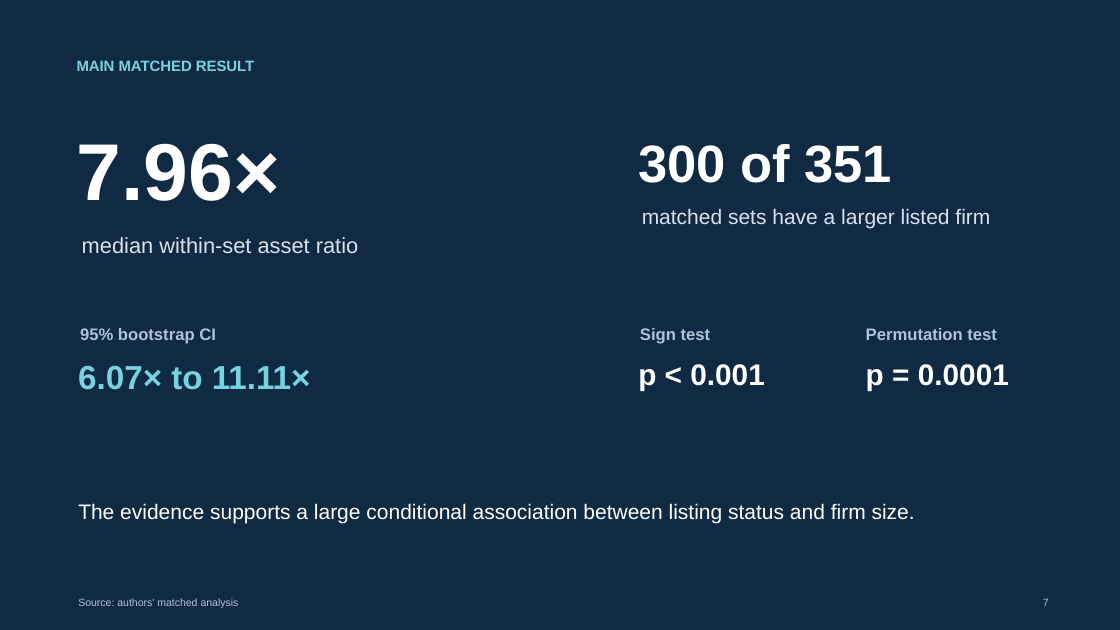
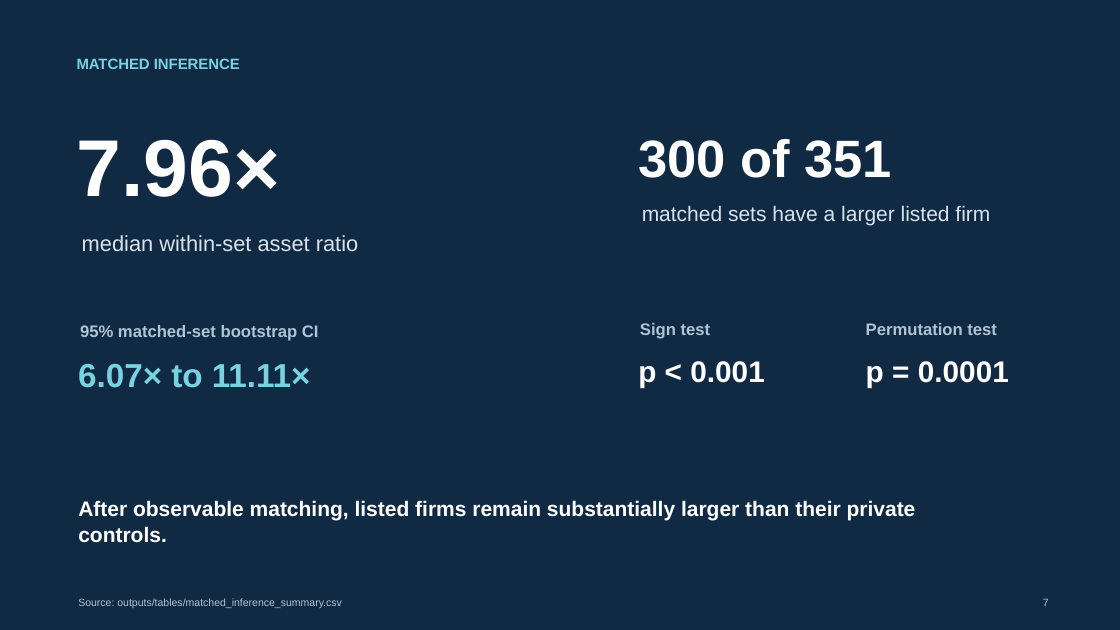
Before and after one commit to mljiang2026-oss/ds607-singapore-firm-size, a slide deck: slide 7 of outputs/presentation/DS607_GP_01548385_slides.pptx. Drawn at 1120x630 pixels with LibreOffice and Linux fonts; fonts in the diff are those of the drawing. Boxes give left, top, right and bottom in pixels: in the first picture for what was removed or moved away, otherwise in the second. Text is boxed around its words. In the diff, an @@ line names an element or a change of style, - is before the commit and + after.

```diff
--- a/outputs/presentation/DS607_GP_01548385_slides.pptx
+++ b/outputs/presentation/DS607_GP_01548385_slides.pptx
@@ text at [77,58,240,69]: text changed @@
-MAIN MATCHED RESULT
+MATCHED INFERENCE
@@ text "300 of 351": place and size @@
-text "300 of 351" at [638,144,892,183]
+text "300 of 351" at [638,139,892,178]
@@ text at [80,325,319,341]: text changed @@
-95% bootstrap CI
+95% matched-set bootstrap CI
@@ 6 texts: place and size @@
-6 texts at [77,143,1009,391]
+6 texts at [77,139,1009,387]
@@ text at [78,500,916,543]: text changed; bold on @@
-The evidence supports a large conditional association between listing status and firm size.
+After observable matching, listed firms remain substantially larger than their private controls.
@@ text at [78,598,342,608]: text changed @@
-Source: authors' matched analysis
+Source: outputs/tables/matched_inference_summary.csv
```
Also in this commit, not shown: 2 other slides changed, 9 slides added, 7 slides removed, 1 other file.
